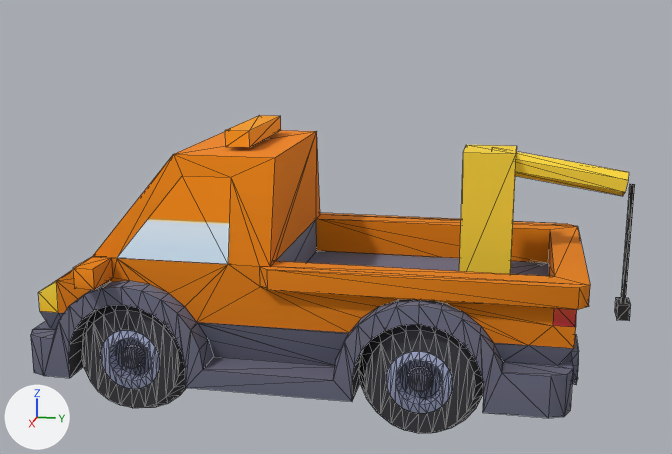
The glTF model public/models/bulk/bargningsbil.glb, before and after one commit.
Camera for both pictures: a 50 mm camera at (4.6, 1.05, 2.02) aimed at (0.02, 0.13, 0.87). Arrows for +X, +Y and +Z are at lower left; the lights stay in place. The first picture is the older version. Mesh edges are drawn as thin lines. Where no turn or scale is listed for an object, it has been applied to the vertices. Vertices at exactly the same position are counted once.

Objects in the first picture: 'body', 'till-bargningsbil', 'wheel-back-left', 'wheel-front-left'.
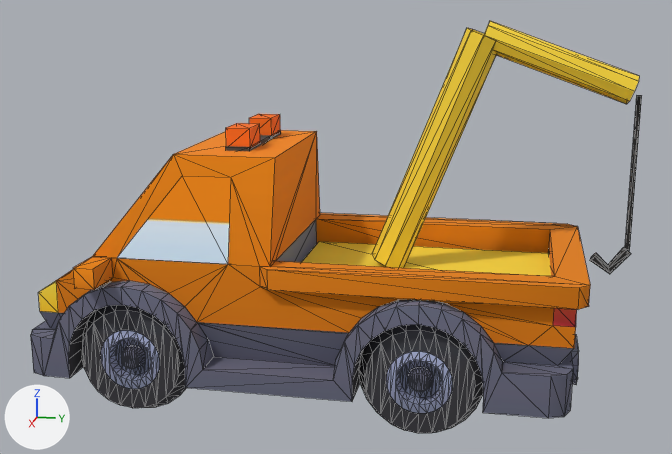
Boxes (x1, y1, x2, y2) around the edits, measured in the pictures (672 x 454 px):
'till-bargningsbil', reshaped, moved, rescaled
    before: (225, 115, 635, 321)
    after: (226, 21, 642, 276)
part 1 of me_till_bargningsbil, added (yellow)
    after: (302, 241, 551, 276)
part 2 of me_till_bargningsbil, added
    after: (625, 95, 642, 250)
part 3 of me_till_bargningsbil, added (orange)
    after: (226, 123, 260, 148)
part 4 of me_till_bargningsbil, added (orange)
    after: (249, 114, 280, 137)
part 5 of me_till_bargningsbil, added
    after: (226, 131, 281, 151)
part 6 of me_till_bargningsbil, added
    after: (590, 247, 631, 274)
part 7 of me_till_bargningsbil, added (yellow)
    after: (372, 28, 496, 268)
part 8 of me_till_bargningsbil, added (yellow)
    after: (484, 21, 639, 104)
part 9 of me_till_bargningsbil, deleted (yellow)
    before: (492, 147, 629, 196)
part 10 of me_till_bargningsbil, deleted (yellow)
    before: (459, 145, 517, 274)
part 11 of me_till_bargningsbil, deleted (orange)
    before: (225, 115, 281, 147)
part 12 of me_till_bargningsbil, deleted
    before: (615, 297, 631, 321)
part 13 of me_till_bargningsbil, deleted
    before: (621, 184, 635, 302)

The change, as a diff of the scene's bpy script:
```diff
--- a/public/models/bulk/bargningsbil.glb.py
+++ b/public/models/bulk/bargningsbil.glb.py
@@ mat_ff6f00 @@
+mat_ff6f00 = principled_material('#FF6F00')
+mat_ff6f00.base_color = (1.0, 0.159, 0.0)  # orange #ff6f00
+mat_ff6f00.roughness = 0.8
@@ mat_424242 @@
+mat_424242 = principled_material('#424242')
+mat_424242.base_color = (0.0545, 0.0545, 0.0545)  # dark grey #424242
+mat_424242.roughness = 0.8
@@ me_till_bargningsbil @@
 # used by ob_till_bargningsbil; location = (0.0, 0.625, 0.94); scale = (0.985, 0.985, 0.985)
 # verts and faces of me_till_bargningsbil; kept vertices keep their numbers, new ones are numbered from 44
 # before: 20 (-0.01, 0.96, -0.4), 21 (0.01, 0.96, -0.4), 22 (0.01, 0.96, 0.21) at pixel (630, 184), 23 (-0.01, 0.96, 0.21) at pixel (629, 183), 24 (0.01, 0.98, -0.4)
 # before: 25 (-0.01, 0.98, -0.4), 26 (-0.01, 0.98, 0.21) at pixel (634, 184), 27 (0.01, 0.98, 0.21) at pixel (634, 184)
-me_till_bargningsbil.from_pydata(...)  # 44 vertices, 60 faces; spans x -0.3..0.3, y -1.0..1.0, z -0.47..0.47
+me_till_bargningsbil.from_pydata(...)  # 106 vertices, 140 faces; spans x -0.44..0.44, y -1.0..1.0, z -0.88..0.88
+# me_till_bargningsbil part 1: a new loose piece, a box spanning x -0.41..0.41, y -0.68..0.64, z -0.51..-0.39, in mat_fdd835 (yellow #fdd835)
+# me_till_bargningsbil part 2: a new loose piece, a box spanning x -0.01..0.01, y 0.97..0.99, z -0.238..0.528, in mat_212121 (black #212121)
+# me_till_bargningsbil part 3: a new loose piece, a box spanning x 0.11..0.3, y -1.0..-0.88, z 0.26..0.36, in mat_ff6f00 (orange #ff6f00)
+# me_till_bargningsbil part 4: a new loose piece, a box spanning x -0.3..-0.11, y -1.0..-0.88, z 0.26..0.36, in mat_ff6f00 (orange #ff6f00)
+# me_till_bargningsbil part 5: a new loose piece, a box spanning x -0.306..0.306, y -1.0..-0.878, z 0.227..0.267, in mat_424242 (dark grey #424242)
+# me_till_bargningsbil part 6: a new loose piece of 18 vertices spanning x -0.02..0.02, y 0.8..1.0, z -0.37..-0.23, in mat_212121 (black #212121)
+# me_till_bargningsbil part 7: a new loose piece of 16 vertices spanning x -0.09..0.09, y -0.31..0.32, z -0.4..0.84, in mat_fdd835 (yellow #fdd835)
+# me_till_bargningsbil part 8: a new loose piece of 16 vertices spanning x -0.07..0.07, y 0.21..0.97, z 0.49..0.88, in mat_fdd835 (yellow #fdd835)
+# me_till_bargningsbil part 9: the loose piece of 12 vertices spanning x -0.05..0.05, y 0.27..0.95, z 0.15..0.37 is deleted
+# me_till_bargningsbil part 10: the loose piece of 8 vertices spanning x -0.13..0.13, y 0.15..0.41, z -0.35..0.37 is deleted
+# me_till_bargningsbil part 11: the loose piece of 8 vertices spanning x -0.3..0.3, y -1.0..-0.88, z 0.39..0.47 is deleted
+# me_till_bargningsbil part 12: the loose piece of 8 vertices spanning x -0.06..0.06, y 0.94..1.0, z -0.47..-0.39 is deleted
+# me_till_bargningsbil part 13
+delete_vertices([*range(20, 28)])  # with the faces that use them
+# other edits to the shape of me_till_bargningsbil do not show in these pictures
 me_till_bargningsbil.materials.append(mat_fdd835)
 me_till_bargningsbil.materials.append(mat_212121)
-me_till_bargningsbil.materials.append(mat_ffa000)  # orange #ffa000
+me_till_bargningsbil.materials.append(mat_ff6f00)  # orange #ff6f00
+me_till_bargningsbil.materials.append(mat_424242)  # dark grey #424242
@@ ob_till_bargningsbil @@
 ob_till_bargningsbil = bpy.data.objects.new('till-bargningsbil', me_till_bargningsbil)
-ob_till_bargningsbil.location = (0.0, 0.625, 0.94)
-ob_till_bargningsbil.scale = (0.985, 0.985, 0.985)
+ob_till_bargningsbil.location = (0.0, 0.62, 1.058)
+ob_till_bargningsbil.scale = (0.98, 0.98, 0.98)
```
